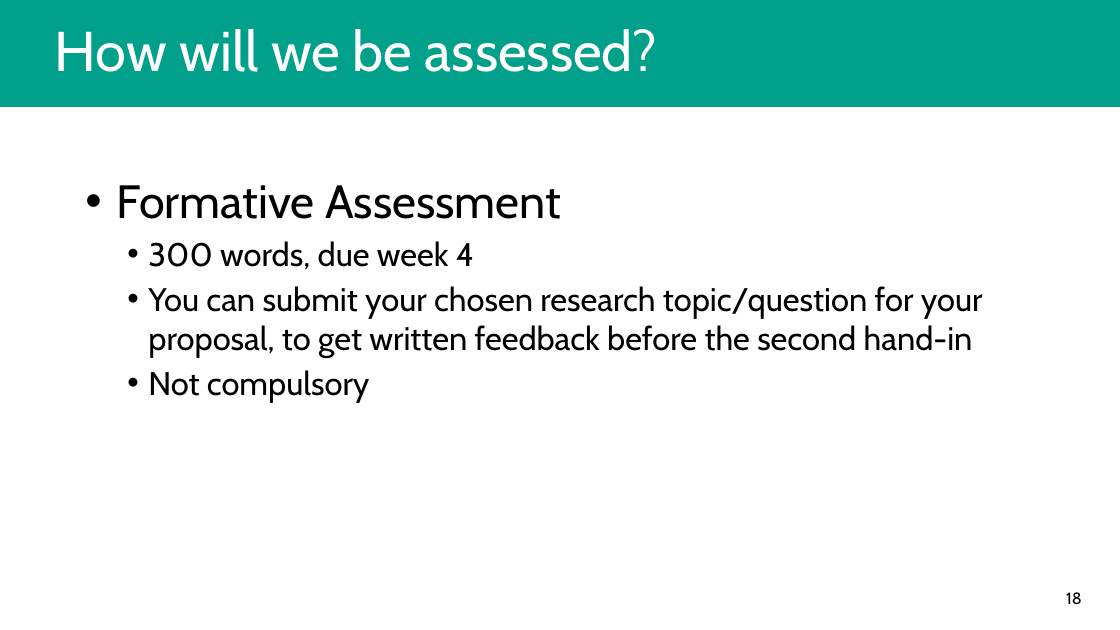
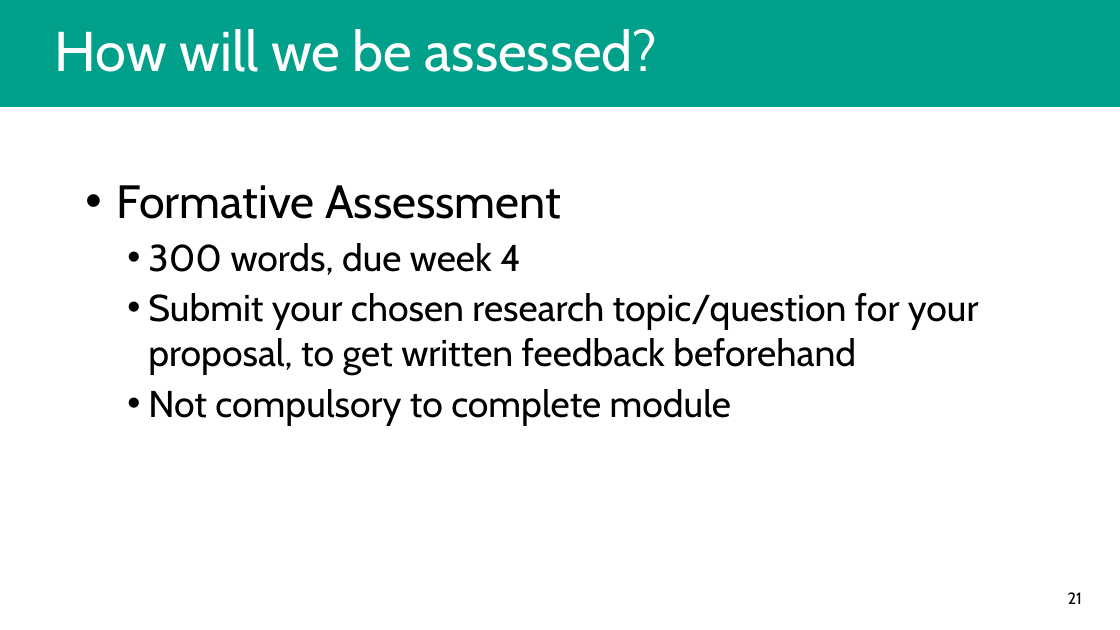
Before and after one commit to bpboyle/pol2017_materials_2026, a slide deck: slide 21 of lecture_slides/POL2017_slides_W01-01_intro.pptx (slide 18 before the commit). Drawn at 1120x630 pixels with LibreOffice and Linux fonts; fonts in the diff are those of the drawing. Boxes give left, top, right and bottom in pixels: in the first picture for what was removed or moved away, otherwise in the second. Text is boxed around its words. In the diff, an @@ line names an element or a change of style, - is before the commit and + after.

```diff
--- a/lecture_slides/POL2017_slides_W01-01_intro.pptx
+++ b/lecture_slides/POL2017_slides_W01-01_intro.pptx
@@ text at box(148, 243, 521, 275): size 28 to 32 pt in "300 words, due week 4" @@
@@ text at box(148, 293, 979, 425): text changed; size 28 to 32 pt @@
-  • You can submit your chosen research topic/question for your proposal, to get written feedback before the second hand-in
-  • Not compulsory
+  • Submit your chosen research topic/question for your proposal, to get written feedback beforehand
+  • Not compulsory to complete module
@@ page number at box(1068, 592, 1082, 604): text changed @@
-18
+21
```
Also in this commit, not shown: 9 other slides changed, 4 slides added.
